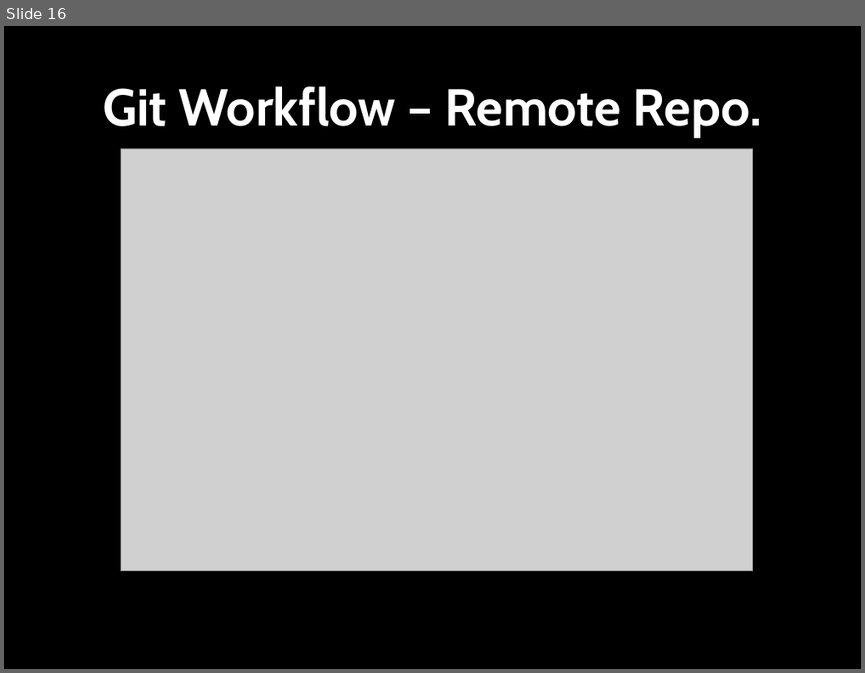
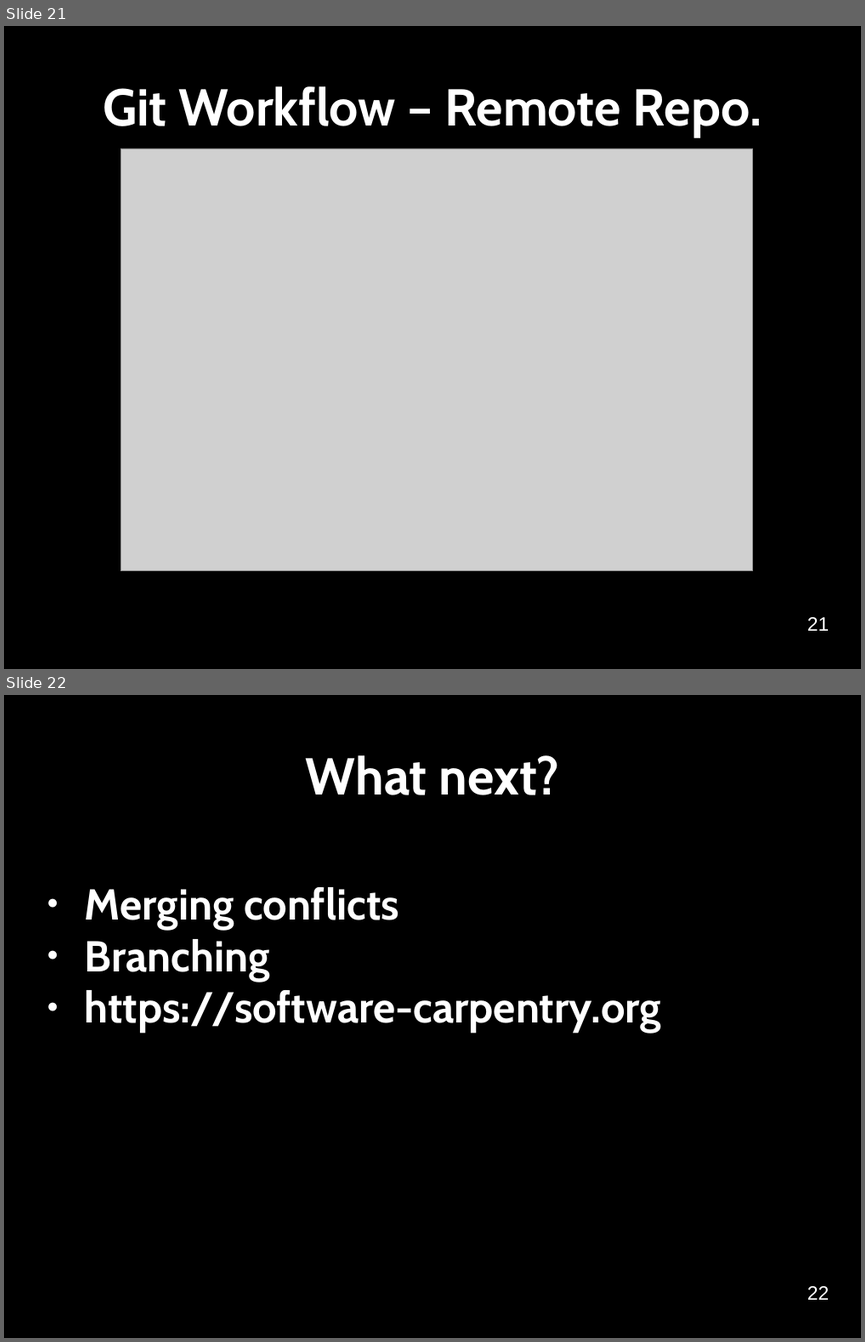
Before and after one commit to softwaresaved/NGCMGSoton-2015-06-21, a slide deck: novice/git/version-control-with-git-slides.odp. Shown one above the other, each under a label of ours: slide 16 before the commit, slides 21 and 22 after it. The pictures are 865x673 and 865x1342 pixels, drawn with LibreOffice and Linux fonts; fonts in the diff are those of the drawing; grey boxes stand for pictures. Boxes give left, top, right and bottom in pixels: in the first picture for what was removed or moved away, otherwise in the second. Text is boxed around its words. In the diff, an @@ line names an element or a change of style, - is before the commit and + after.

```diff
--- a/novice/git/version-control-with-git-slides.odp
+++ b/novice/git/version-control-with-git-slides.odp
@@ slide 22 added at (4,695,861,1338), background #000000 @@
@@ title added at (306,755,559,795), 48 pt, text #FFFFFF, bold @@
+What next?
@@ subtitle added at (85,887,661,1032), 40 pt, text #FFFFFF, bold @@
+● Merging conflicts
+● Branching
+● https://software-carpentry.org
@@ text added at (807,1286,828,1299), 18 pt, text #FFFFFF @@
+22
@@ what was slide 16 is now slide 21 @@
@@ slide 21 changed as well @@
@@ text added at (807,617,828,630), 18 pt, text #FFFFFF @@
+21
```
Also in this commit, not shown: 15 other slides changed, 5 other slides added, 3 slides removed, 16 other files.
